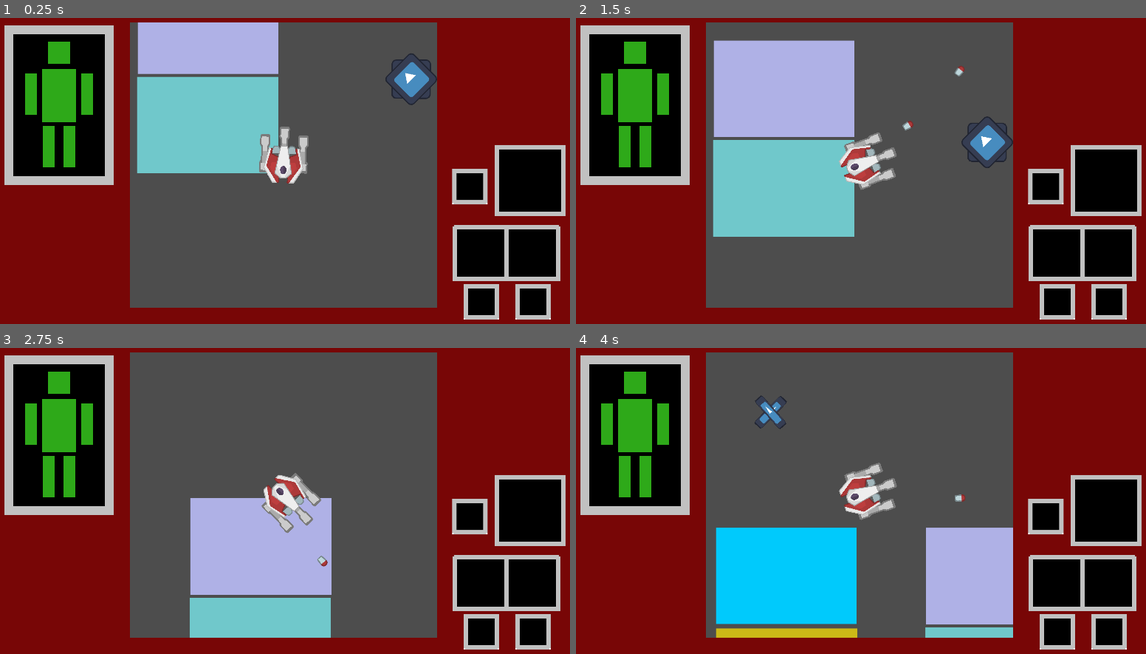
Above: before the commit, frames 1-4 (two rows, left to right).
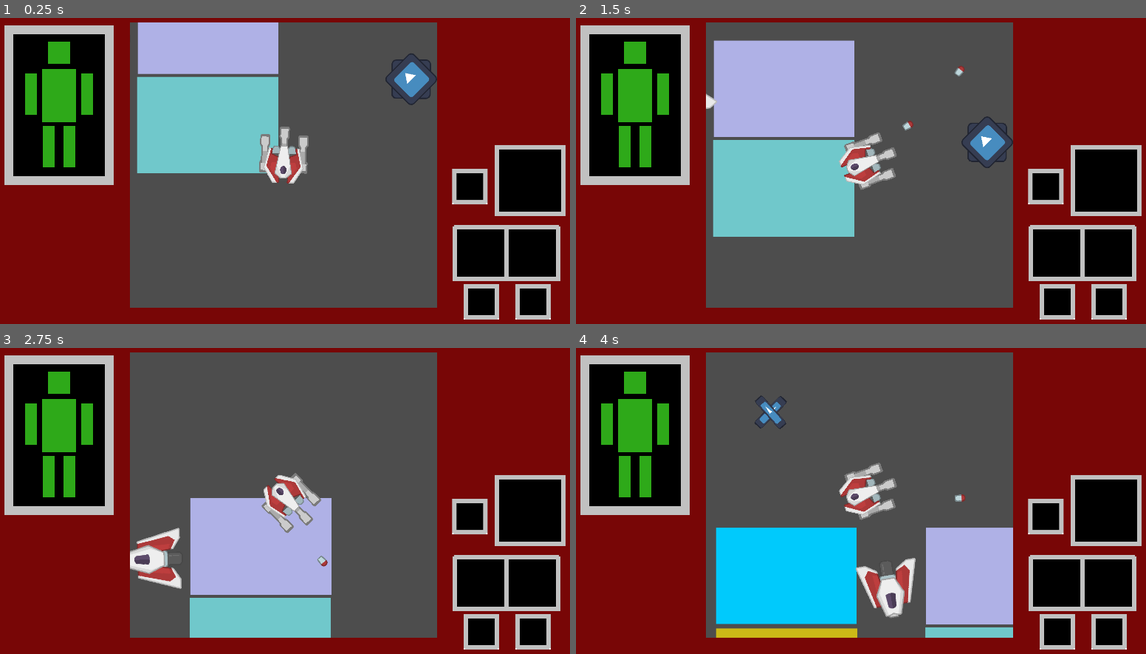
Above: after the commit, the same moments.

Repository: alin-but-real/gamenr1
Game: Godot game, scene res://scenes/main.tscn
Same seed, same stepped clock (60 frames per second), same inputs: the game is played once before the commit and once after it. The engine's default icon, where the game draws it, is replaced by a stand-in: a white triangle on a blue panel in a dark square.
Inputs (mouse positions are in pixels of both pictures, inside the frame that each line leads up to):
- Up to frame 1 (0.25 s): no input
- Up to frame 2 (1.5 s): move the mouse to (832, 232) at 0.52 s; hold Space (fire_weapon_0) 0.53-1.28 s; hold W (move_forward) from 0.53 s (still down); click (832, 232) at 0.8 s; move the mouse to (1037, 213) at 1.27 s; click (1037, 213) at 1.35 s
- Up to frame 3 (2.75 s): right-click (461, 543) at 1.55 s; move the mouse to (108, 445) at 2.02 s; release W (move_forward) at 2.03 s; hold A (move_left) from 2.03 s (still down); hold Right mouse button (fire_weapon_2) from 2.03 s (still down); tap Space (fire_weapon_0) at 2.3 s
- Up to frame 4 (4 s): move the mouse to (889, 494) at 2.77 s; release Right mouse button (fire_weapon_2) at 2.78 s; tap Space (fire_weapon_0) at 2.85 s; click (889, 494) at 3.05 s; move the mouse to (769, 412) at 3.52 s; release A (move_left) at 3.53 s; press the mouse at (769, 412) at 3.53 s; hold S (move_backward) from 3.53 s (still down); right-click (769, 412) at 3.8 s

The runs differ from the first frame. In frame 2, less than 0.1% of the frame differs, in the area x 22-25%, y 24-30%; in frame 3, 1.1%; in frame 4, 1.1%, in the area x 49-60%, y 68-89%.

Commit message:
enemy points towards player now. enemy exists

Diff:
--- a/scenes/Crosshair.tscn
+++ b/scenes/Crosshair.tscn
@@ -1,7 +1,7 @@
 [gd_scene load_steps=4 format=3 uid="uid://bxlpvk6fkjk62"]
 
 [ext_resource type="Texture2D" uid="uid://drnqlew0gbtmd" path="res://assets/art/icon.svg" id="1_4pho2"]
-[ext_resource type="Script" uid="uid://5koorbiqmvxk" path="res://scripts/crosshair.gd" id="1_hctol"]
+[ext_resource type="Script" uid="uid://5koorbiqmvxk" path="res://scripts/player/crosshair.gd" id="1_hctol"]
 
 [sub_resource type="CircleShape2D" id="CircleShape2D_hctol"]
 
--- /dev/null
+++ b/scenes/enemies/enemy_mech.gd
@@ -0,0 +1,134 @@
+extends Area2D
+
+var player : Node
+
+func _ready() -> void:
+	player =  get_node("/root/Main/Player")
+
+##This is the maximum move speed of the mech.
+@export var move_speed_max = 1000
+##This is the speed the mech will move at base, when holding down movement keys, without any acceleration.
+@export var move_speed = 100
+##This is the percent by which the mech will accelerate towards its max speed, each frame. (EX: if this is set to 0.10, it will accelerate to 100% in 10 frames.)
+@export var move_accel = 0.10
+##This is the percent by which the mech will decellerate towards 0, when not holding down any movement key. (EX: if this is set to 0.2, the mech will reach a full stop (from full speed) in 5 frames)
+@export var move_decceleration = 0.01
+
+##This is the distance this mech will try to maintain to the player in order to engage.
+@export var ai_distance_to_player = 1000
+
+##This is the cooldown before the player is allowed to dash again. I don't know what this is even measured in.
+# @export var dash_cooldown = 5000
+##This is the speed the player will gain when dashing. It's also related to the time it takes to dash and is jank af.
+# @export var dash_speed = 1000;
+##This is the decceleration the player will experience each frame after a dash. So if speed = 1000, decel = 200, it's 5 frames of dash.
+# @export var dash_decceleration = 20
+
+##This is the current turn speed of the mech. It glides towards 0, and caps at max_turn_speed
+var current_turn_speed = 0;
+##This is the current move speed of the mech. It glides towards 0, and caps at max_move_speed
+var current_move_speed = 0;
+##This is the current dash cooldown of the player. It should be 0 most of the time, and sets to dash_cooldown when dashing.
+# var current_dash_cooldown = 0;
+##This is the current dash speed of the player. It should be 0 most of the time.
+# var current_dash_speed = 0;
+
+# var dash_direction
+
+signal fire_weapon_0
+signal fire_weapon_1
+signal fire_weapon_2
+
+
+##This is the maximum turn speed of the player, measured in Degrees per Second.
+@export var mech_max_turn_speed = 360;
+
+##This is the speed the mech will start turning at. UNIT: Degrees/Second
+@export var mech_turn_speed = 1;
+
+##This is by how much the mech will start accelerating its turning. UNIT: Degrees/Second
+@export var mech_turn_acceleration = 1;
+
+##This is the speed the mech will deccelerate and try to stop turning at. UNIT: Degrees/Second
+@export var mech_turn_decceleration = 1;
+
+var velocity_vector : Vector2 = Vector2.ZERO
+
+var crosshair : Node
+
+func _process(delta: float) -> void:
+
+	#MOB AI HANDLING
+
+	var move_vector : Vector2 = Vector2.ZERO
+	var turn_direction: int = 0 # LEFT IS -1, RIGHT IS 1
+
+	var angle_to_player = global_position.angle_to_point(player.global_position)
+	var distance_to_player = global_position.distance_to(player.global_position)
+
+	print_debug(rotation - angle_to_player)
+
+	if (distance_to_player > ai_distance_to_player):
+		move_vector = (player.global_position - global_position).normalized
+
+	if (rotation - angle_to_player < PI/20):
+		turn_direction = 1;
+	elif (rotation - angle_to_player > PI/20):
+		turn_direction = -1;
+
+	#TURN HANDLING
+
+	if (abs(current_turn_speed) <= mech_turn_decceleration): #makes the deccelleration stop the mech once it gets close enough to 0
+		current_turn_speed = 0
+	elif (current_turn_speed < 0):
+		current_turn_speed += mech_turn_decceleration
+	else: #(if current_turn_speed > 0):
+		current_turn_speed -= mech_turn_decceleration
+
+	#first, add the turning to the current turn speed...
+	current_turn_speed += (turn_direction * (mech_turn_speed + mech_turn_decceleration))
+	#second, clamp the value so it doesn't turn too fast
+	current_turn_speed = clamp(current_turn_speed, -mech_max_turn_speed, mech_max_turn_speed)
+
+	rotation_degrees += (current_turn_speed) * delta;
+
+	#I DUNNO WHY GODOT LETS SOMETHING BE ROTATED MORE THAN THIS WTF
+	if (rotation < -2*PI || rotation > 2*PI):
+		rotation = 0;
+
+
+	#MOVEMENT HANDLING - UNFINISHED
+	#var move_direction = 0 # The player's movement vector. describes wether he's moving forward or not +1 forward, -1 backward
+
+	#MOVEMENT VECTOR DESCRIBES THE "INTENTION" OF THE PLAYER TO MOVE
+	#movement vector is measured from (-1,-1) to (+1,+1), describing north-west and south-east movement respectively
+
+	#VELOCITY VECTOR DESCRIBES THE VELOCITY OF THE PLAYER RIGHT NOW
+	#velocity vector ranges from (-1/-1) to (+1/+1), where 0 is static, and 1 is max speed in that direction
+
+	move_vector = move_vector.normalized()
+
+	#now handling velocity vector
+
+	#velocity_vector += (move_vector/100 * move_accel)
+
+	if (move_vector == Vector2.ZERO):
+		if (velocity_vector.length() <= move_decceleration):
+			velocity_vector = Vector2.ZERO
+	else:
+		velocity_vector += move_vector * (move_accel + move_decceleration)
+		velocity_vector = velocity_vector.clamp(Vector2(-1,-1), Vector2(1,1))
+
+	velocity_vector += -velocity_vector.normalized() * move_decceleration
+
+	position.x += ((move_vector.x * move_speed) + (velocity_vector.x * move_speed_max)) * delta
+	position.y += ((move_vector.y * move_speed) + (velocity_vector.y * move_speed_max)) * delta
+
+	#WEAPON HANDLING
+
+	#if Input.is_action_pressed("fire_weapon_0"):
+		#fire_weapon_0.emit()
+	#if Input.is_action_pressed("fire_weapon_1"):
+		#fire_weapon_1.emit()
+	#if Input.is_action_pressed("fire_weapon_2"):
+		#fire_weapon_2.emit()
--- a/scenes/main.tscn
+++ b/scenes/main.tscn
@@ -1,9 +1,10 @@
-[gd_scene load_steps=5 format=3 uid="uid://cw12oln663ifm"]
+[gd_scene load_steps=6 format=3 uid="uid://cw12oln663ifm"]
 
 [ext_resource type="PackedScene" uid="uid://c30qcrpj0upsy" path="res://scenes/player.tscn" id="1_o5qli"]
 [ext_resource type="PackedScene" uid="uid://cm052urhex8n1" path="res://scenes/user_interface.tscn" id="2_0wfyh"]
 [ext_resource type="PackedScene" uid="uid://bxlpvk6fkjk62" path="res://scenes/Crosshair.tscn" id="2_jyhfs"]
 [ext_resource type="PackedScene" uid="uid://c3h5sjp4kk2i0" path="res://scenes/debug/debug_dummy.tscn" id="3_sugp2"]
+[ext_resource type="PackedScene" uid="uid://b5gh2ukre56s7" path="res://scripts/enemies/enemy_mech.tscn" id="5_tbgi4"]
 
 [node name="Main" type="Node2D"]
 
@@ -80,3 +81,6 @@
 [node name="Crosshair" parent="." node_paths=PackedStringArray("player") instance=ExtResource("2_jyhfs")]
 position = Vector2(1158, 610)
 player = NodePath("../Player")
+
+[node name="EnemyMech" parent="." instance=ExtResource("5_tbgi4")]
+position = Vector2(566, 199)
--- a/scenes/player.tscn
+++ b/scenes/player.tscn
@@ -1,11 +1,11 @@
 [gd_scene load_steps=8 format=3 uid="uid://c30qcrpj0upsy"]
 
-[ext_resource type="Script" uid="uid://da8a01o3oa476" path="res://scripts/player.gd" id="1_g2els"]
+[ext_resource type="Script" uid="uid://da8a01o3oa476" path="res://scripts/player/player.gd" id="1_g2els"]
 [ext_resource type="Texture2D" uid="uid://du4l5ltbmjkiq" path="res://assets/assetpacks/kenneyspace2/Ships/spaceShips_009.png" id="2_tuyoq"]
-[ext_resource type="Script" uid="uid://blrpbi3jhu3mq" path="res://scripts/player_weapon_slot_0.gd" id="3_dqkch"]
+[ext_resource type="Script" uid="uid://blrpbi3jhu3mq" path="res://scripts/player/player_weapon_slot_0.gd" id="3_dqkch"]
 [ext_resource type="PackedScene" uid="uid://bsrfn6smf85o2" path="res://scenes/weapon-projectile.tscn" id="3_qhqgy"]
-[ext_resource type="Script" uid="uid://cwulwwyctsobr" path="res://scripts/player_weapon_slot_1.gd" id="5_qlg0r"]
-[ext_resource type="Script" uid="uid://dl0mbgm816xp1" path="res://scripts/player_weapon_slot_2.gd" id="6_tuyoq"]
+[ext_resource type="Script" uid="uid://cwulwwyctsobr" path="res://scripts/player/player_weapon_slot_1.gd" id="5_qlg0r"]
+[ext_resource type="Script" uid="uid://dl0mbgm816xp1" path="res://scripts/player/player_weapon_slot_2.gd" id="6_tuyoq"]
 
 [sub_resource type="RectangleShape2D" id="RectangleShape2D_g2els"]
 size = Vector2(121, 119)
--- a/scenes/projectile.tscn
+++ b/scenes/projectile.tscn
@@ -1,6 +1,6 @@
 [gd_scene load_steps=4 format=3 uid="uid://cpl82uaqc43f2"]
 
-[ext_resource type="Script" uid="uid://be2nora6vsf7l" path="res://scripts/projectile.gd" id="1_q3m7n"]
+[ext_resource type="Script" uid="uid://be2nora6vsf7l" path="res://scripts/weapons/wep_projectile/projectile.gd" id="1_q3m7n"]
 [ext_resource type="Texture2D" uid="uid://djwtxua6orbr8" path="res://assets/assetpacks/kenneyspace2/Missiles/spaceMissiles_016.png" id="2_q3m7n"]
 
 [sub_resource type="CircleShape2D" id="CircleShape2D_6q2a6"]
--- a/scenes/weapon-projectile.tscn
+++ b/scenes/weapon-projectile.tscn
@@ -1,6 +1,6 @@
 [gd_scene load_steps=5 format=3 uid="uid://bsrfn6smf85o2"]
 
-[ext_resource type="Script" uid="uid://cvkfhidjpwuab" path="res://scripts/weapon_projectile.gd" id="1_01cec"]
+[ext_resource type="Script" uid="uid://cvkfhidjpwuab" path="res://scripts/weapons/wep_projectile/weapon_projectile.gd" id="1_01cec"]
 [ext_resource type="Texture2D" uid="uid://drnqlew0gbtmd" path="res://assets/art/icon.svg" id="1_bpeuo"]
 [ext_resource type="PackedScene" uid="uid://cpl82uaqc43f2" path="res://scenes/projectile.tscn" id="2_r30r8"]
 [ext_resource type="Texture2D" uid="uid://dmg6b5sfr4wid" path="res://assets/assetpacks/kenneyspace2/Parts/spaceParts_093.png" id="3_kbaw8"]
--- /dev/null
+++ b/scripts/enemies/enemy_mech.tscn
@@ -0,0 +1,29 @@
+[gd_scene load_steps=5 format=3 uid="uid://b5gh2ukre56s7"]
+
+[ext_resource type="Script" uid="uid://bobtlpr47m886" path="res://scenes/enemies/enemy_mech.gd" id="1_mk6jw"]
+[ext_resource type="Texture2D" uid="uid://bf48jaqdrii7l" path="res://assets/assetpacks/kenneyspace2/Ships/spaceShips_001.png" id="2_7qi0i"]
+[ext_resource type="Script" uid="uid://7iiu0io3miwc" path="res://scripts/enemies/enemy_weapon_slot_0.gd" id="3_72fhr"]
+
+[sub_resource type="RectangleShape2D" id="RectangleShape2D_pue8u"]
+size = Vector2(196, 186)
+
+[node name="EnemyMech" type="Area2D"]
+script = ExtResource("1_mk6jw")
+
+[node name="CollisionShape2D" type="CollisionShape2D" parent="."]
+position = Vector2(0, 3)
+shape = SubResource("RectangleShape2D_pue8u")
+
+[node name="Sprite2D" type="Sprite2D" parent="."]
+rotation = 1.5596
+texture = ExtResource("2_7qi0i")
+
+[node name="WeaponSlot0" type="Node2D" parent="."]
+position = Vector2(0, -69)
+script = ExtResource("3_72fhr")
+
+[node name="WeaponSlot1" type="Node2D" parent="."]
+position = Vector2(-97, 2)
+
+[node name="WeaponSlot2" type="Node2D" parent="."]
+position = Vector2(99, 3)
--- /dev/null
+++ b/scripts/enemies/enemy_weapon_slot_0.gd
@@ -0,0 +1 @@
+extends Node2D
Not shown, added: scenes/enemies/enemy_mech.gd.uid
Not shown, added: scripts/enemies/enemy_weapon_slot_0.gd.uid
Renamed: scripts/crosshair.gd -> scripts/player/crosshair.gd
Renamed: scripts/crosshair.gd.uid -> scripts/player/crosshair.gd.uid
Renamed: scripts/player.gd -> scripts/player/player.gd
Renamed: scripts/player.gd.uid -> scripts/player/player.gd.uid
Renamed: scripts/player_weapon_slot_0.gd -> scripts/player/player_weapon_slot_0.gd
Renamed: scripts/player_weapon_slot_0.gd.uid -> scripts/player/player_weapon_slot_0.gd.uid
Renamed: scripts/player_weapon_slot_1.gd -> scripts/player/player_weapon_slot_1.gd
Renamed: scripts/player_weapon_slot_1.gd.uid -> scripts/player/player_weapon_slot_1.gd.uid
Renamed: scripts/player_weapon_slot_2.gd -> scripts/player/player_weapon_slot_2.gd
Renamed: scripts/player_weapon_slot_2.gd.uid -> scripts/player/player_weapon_slot_2.gd.uid
(and 4 more such lines)
